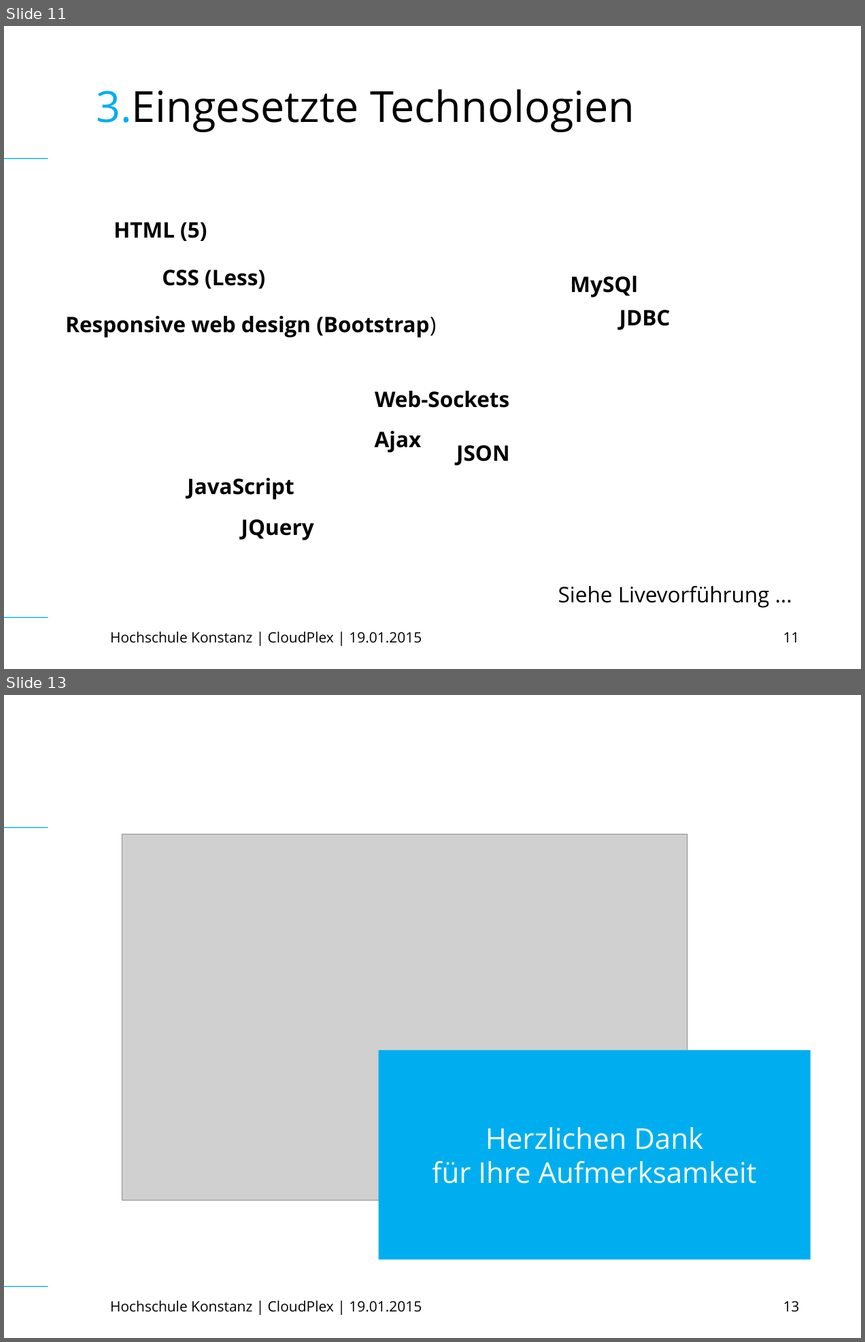
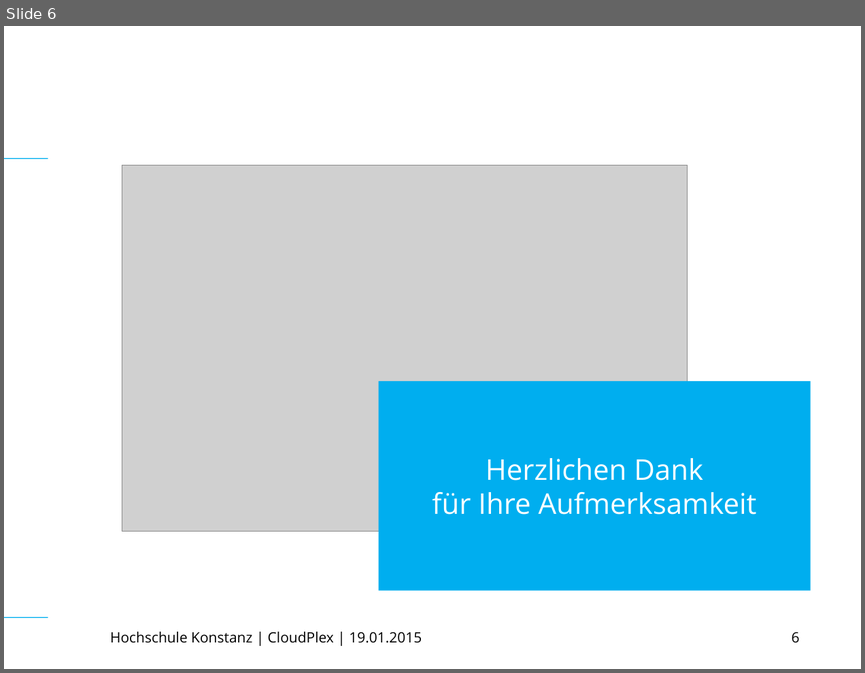
Before and after one commit to TuemmlerKon/web-tech, a slide deck: praesentation/WebTech (Final).ppt. Shown one above the other, each under a label of ours: slides 11 and 13 before the commit, slide 6 after it; the slides between them are not shown. The pictures are 865x1342 and 865x673 pixels, drawn with LibreOffice and Linux fonts; fonts in the diff are those of the drawing; grey boxes stand for pictures. Boxes give left, top, right and bottom in pixels: in the first picture for what was removed or moved away, otherwise in the second. Text is boxed around its words. In the diff, an @@ line names an element or a change of style, - is before the commit and + after.

```diff
--- a/praesentation/WebTech (Final).ppt
+++ b/praesentation/WebTech (Final).ppt
@@ slide 11 removed at <box>4,26,861,669</box>, background #FFFFFF; not listed: 2 template elements that a slide beside it also shows @@
@@ title removed at <box>96,89,634,132</box> @@
-3.Eingesetzte Technologien
@@ text removed at <box>113,222,207,241</box> @@
-HTML (5)
@@ text removed at <box>162,269,265,288</box> @@
-CSS (Less)
@@ text removed at <box>570,276,638,297</box> @@
-MySQl
@@ text removed at <box>619,310,670,330</box> @@
-JDBC
@@ text removed at <box>65,316,436,337</box> @@
-Responsive web design (Bootstrap)
@@ text removed at <box>375,390,509,407</box> @@
-Web-Sockets
@@ text removed at <box>375,431,422,452</box> @@
-Ajax
@@ text removed at <box>456,445,509,465</box> @@
-JSON
@@ text removed at <box>187,478,294,499</box> @@
-JavaScript
@@ text removed at <box>241,519,314,540</box> @@
-JQuery
@@ text removed at <box>558,586,770,607</box> @@
-Siehe Livevorführung ...
@@ text removed at <box>110,631,422,643</box> @@
-Hochschule Konstanz | CloudPlex | 19.01.2015
@@ page number removed at <box>783,632,800,642</box> @@
-11
@@ what was slide 13 is now slide 6 @@
@@ page number at <box>791,631,800,643</box>: text changed @@
-13
+6
```
Also in this commit, not shown: 4 slides changed, 1 slide added, 7 other slides removed.
